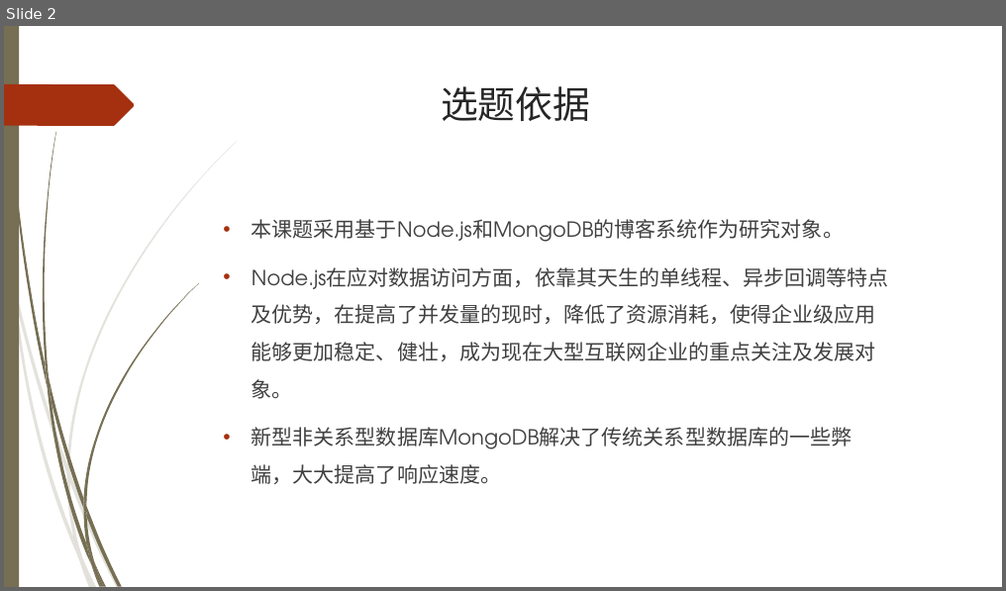
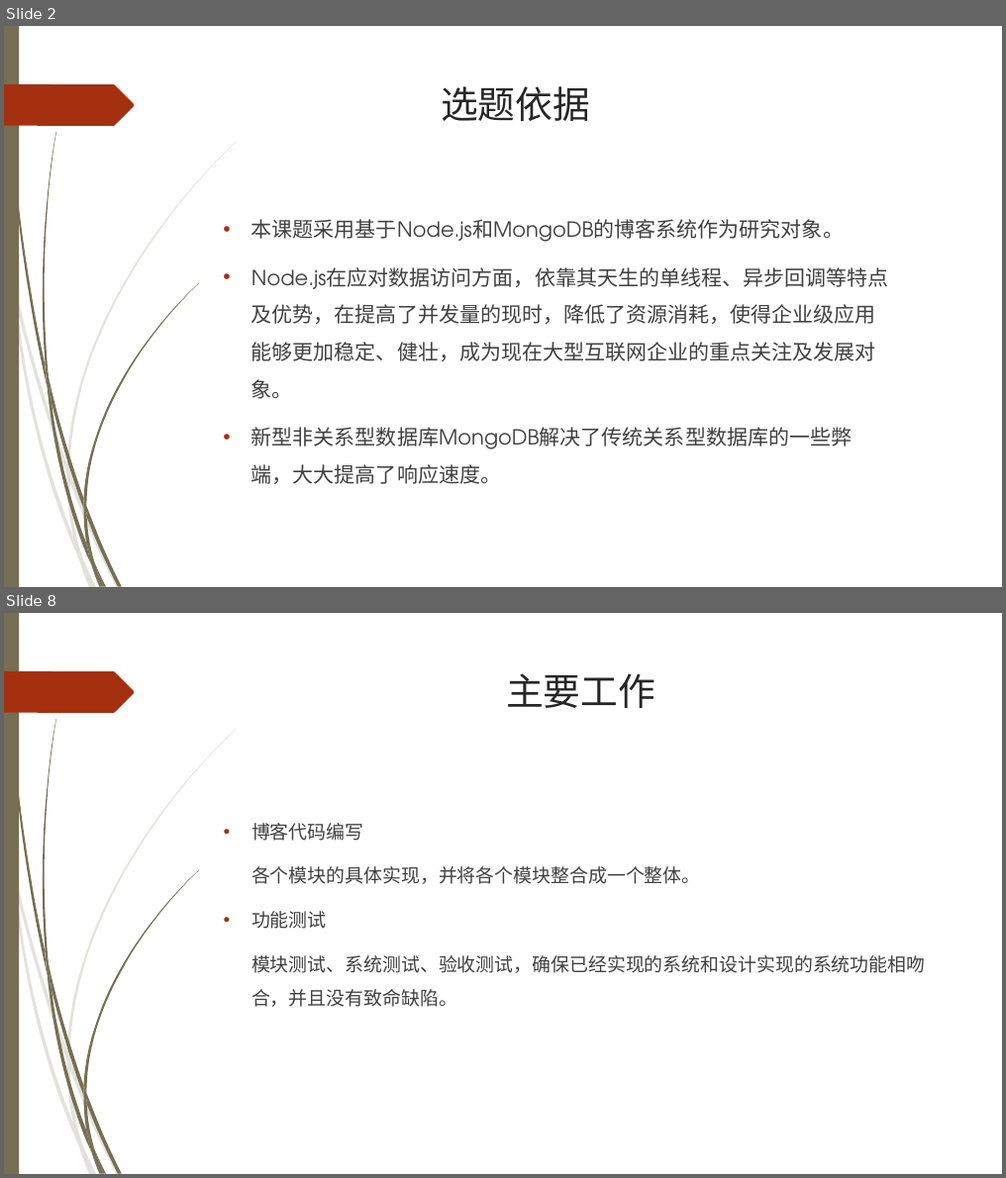
Before and after one commit to wyntau/meblog, a slide deck: doc/博客系统.ppt. Shown one above the other, each under a label of ours: slide 2 before the commit, slides 2 and 8 after it; the slides between them are not shown. The pictures are 1006x591 and 1006x1178 pixels, drawn with LibreOffice and Linux fonts; fonts in the diff are those of the drawing; background and template pictures are left out. Boxes give left, top, right and bottom in pixels: in the first picture for what was removed or moved away, otherwise in the second. Text is boxed around its words. In the diff, an @@ line names an element or a change of style, - is before the commit and + after.

```diff
--- a/doc/博客系统.ppt
+++ b/doc/博客系统.ppt
@@ slide 8 added at (4,613,1002,1174), background picture (left out); not listed: 24 template elements that a slide beside it also shows @@
@@ title added at (506,673,655,708), 36 pt, text #262626 @@
+主要工作
@@ text added at (252,823,925,1007), 18 pt, text #404040 @@
+• 博客代码编写
+各个模块的具体实现，并将各个模块整合成一个整体。
+• 功能测试
+模块测试、系统测试、验收测试，确保已经实现的系统和设计实现的系统功能相吻合，并且没有致命缺陷。
```
Also in this commit, not shown: 2 slides changed, 7 other slides added.
